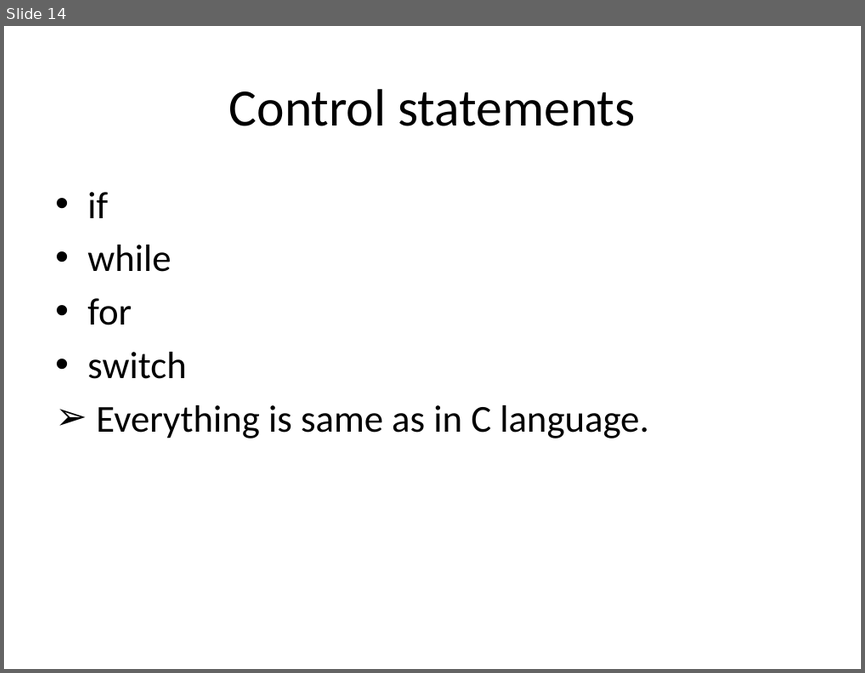
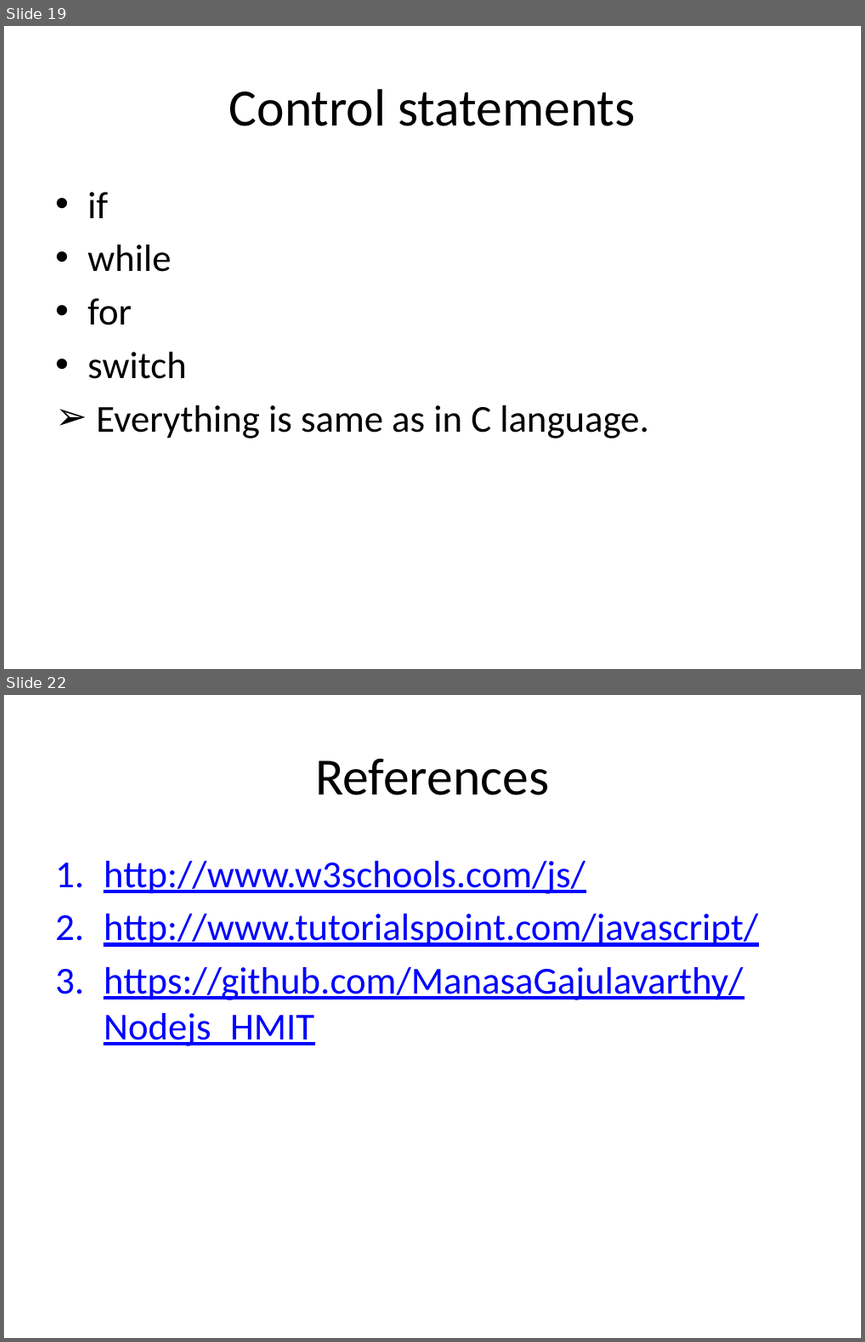
Before and after one commit to ManasaGajulavarthy/Intern_HMIT, a slide deck: JAVASCRIPT.pptx. Shown one above the other, each under a label of ours: slide 14 before the commit, slides 19 and 22 after it; the slides between them are not shown. The pictures are 865x673 and 865x1342 pixels, drawn with LibreOffice and Linux fonts; fonts in the diff are those of the drawing. Boxes give left, top, right and bottom in pixels: in the first picture for what was removed or moved away, otherwise in the second. Text is boxed around its words. In the diff, an @@ line names an element or a change of style, - is before the commit and + after.

```diff
--- a/JAVASCRIPT.pptx
+++ b/JAVASCRIPT.pptx
@@ slide 22 added at [4,695,861,1338], background #FFFFFF @@
@@ title added at [315,758,549,795], 44 pt, text #000000 @@
+References
@@ text added at [103,861,758,1046], 32 pt, text #0000FF, underline @@
+1. http://www.w3schools.com/js/
+2. http://www.tutorialspoint.com/javascript/
+3. https://github.com/ManasaGajulavarthy/Nodejs_HMIT
@@ what was slide 14 is now slide 19 @@
```
Also in this commit, not shown: 10 slides changed, 6 other slides added, 1 slide removed, 1 other file.
